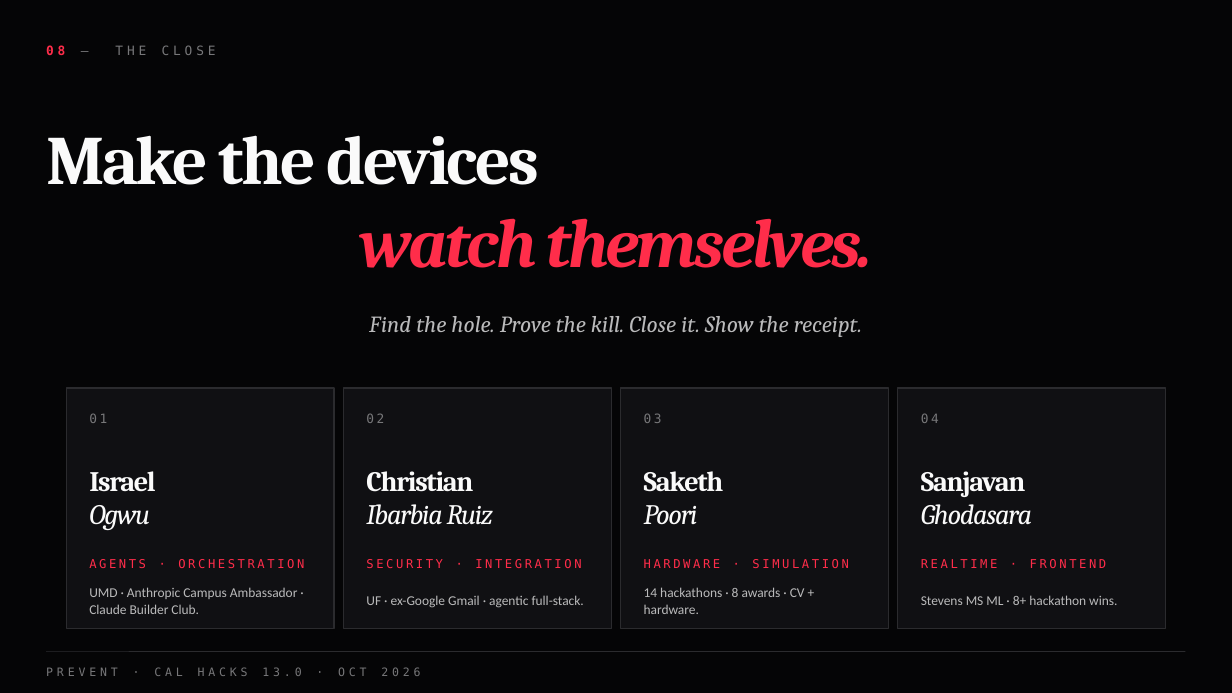
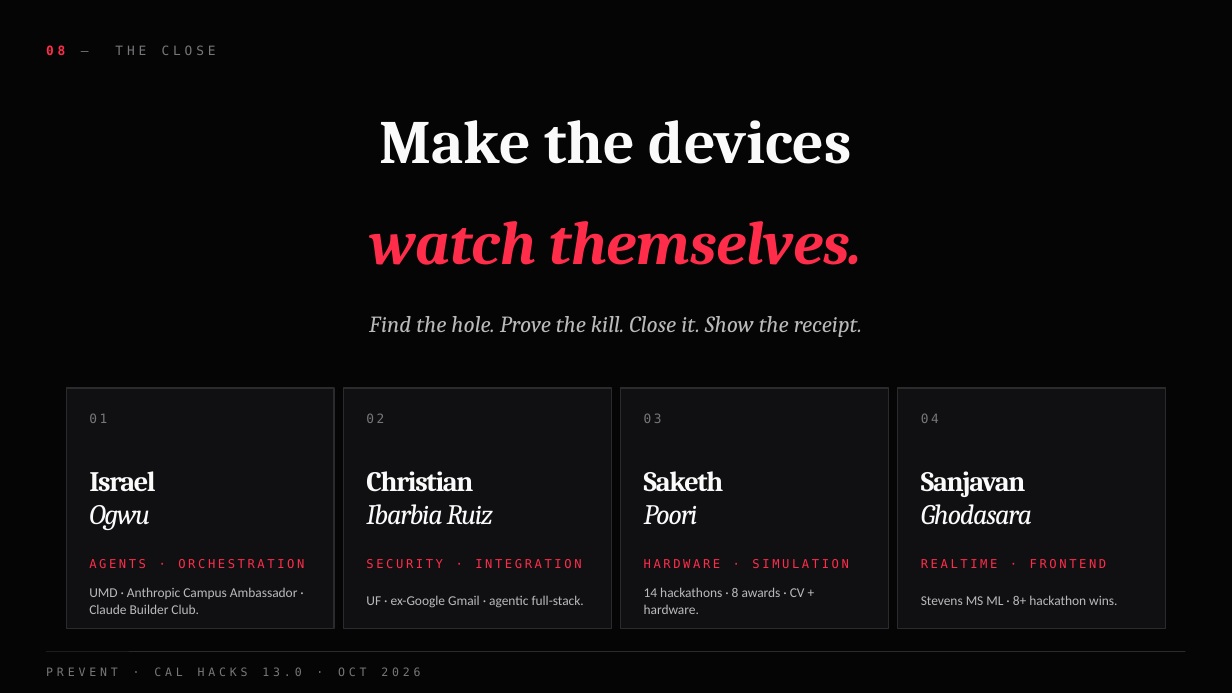
Before and after one commit to Sanjavan7/PreVent, a slide deck: slide 9 of deck/PreVent-pitch.pptx. Drawn at 1232x693 pixels with LibreOffice and Linux fonts; fonts in the diff are those of the drawing. Boxes give left, top, right and bottom in pixels: in the first picture for what was removed or moved away, otherwise in the second. Text is boxed around its words. In the diff, an @@ line names an element or a change of style, - is before the commit and + after.

```diff
--- a/deck/PreVent-pitch.pptx
+++ b/deck/PreVent-pitch.pptx
@@ text at (380,120,852,164): text changed; size 54 to 48 pt; text colour #FF2D4A to #FAFAFA; italic off @@
-Make the devices
-watch themselves.
+Make the devices
@@ text added at (369,221,862,265), 48 pt, text #FF2D4A, bold, italic @@
+watch themselves.
```
Also in this commit, not shown: 2 other slides changed, 11 other files.
